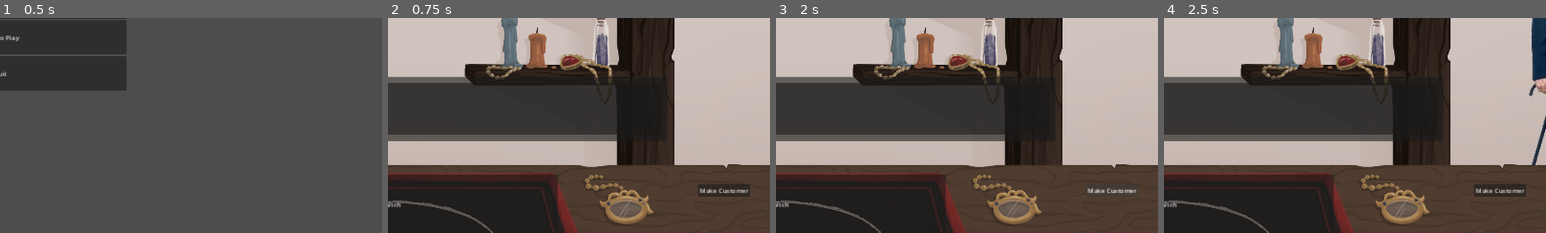
Above: before the commit, frames 1-4 (left to right).
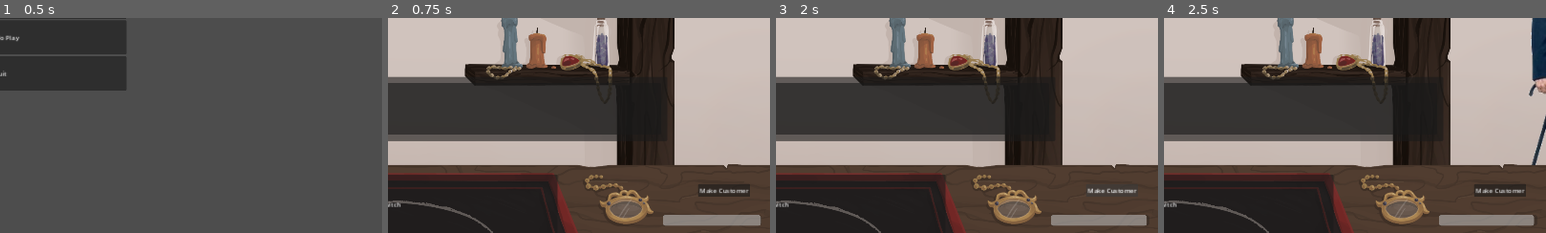
Above: after the commit, the same moments.

Repository: jkostello/Pirate-Software-Jam-15
Game: Godot game, scene res://UI/title_screen.tscn
Same seed, same stepped clock (60 frames per second), same inputs: the game is played once before the commit and once after it. The engine's default icon, where the game draws it, is replaced by a stand-in: a white triangle on a blue panel in a dark square.
Inputs:
- Up to frame 1 (0.5 s): no input
- Up to frame 2 (0.75 s): click "Start Game" at 0.5 s
- Up to frame 3 (2 s): click "Make Customer" at 1.25 s
- Up to frame 4 (2.5 s): click "book" at 2 s
The pictures show only the part of the screen within x 50-100%, y 50-100%; the shares and areas given below are measured in that part.

Frame 1 is identical in both runs. In frame 2, 1.2% of the frame differs, in the area x 72-98%, y 91-97%; in frame 3, 1.2%; in frame 4, 1.2%.

Commit message:
progress bar and book text fixes

Diff:
--- a/Book/book.tscn
+++ b/Book/book.tscn
@@ -557,8 +557,8 @@
 offset_right = -1.0
 text = "For use on Wrath-afflicted people who are experiencing the following symptoms:
 
-Hungry
-Dry mouth
+Pain in arms
+Heavy breathing
 Dulled touch
 
 Ritual Process:
@@ -605,9 +605,9 @@
 offset_right = -1.0
 text = "For use on Wrath-afflicted people who are experiencing the following symptoms:
 
-Dulled taste
+Poor vision
+Pain in legs
 Paranoia
-Lust
 
 Ritual Process:
 
@@ -701,57 +701,57 @@
 offset_right = -1.0
 text = "For use on Envy-afflicted people who are experiencing the following symptoms:
 
-Pain in arms
+Dry mouth
+Irritable
+Antsy
+
+Ritual Process:
+
+put rock north
+s south
+west
+eath
+center
+etc
+etc
+Top with baby powder lmao"
+
+[node name="PageEnvy3" type="Control" parent="MarginContainer/Control/Pages"]
+unique_name_in_owner = true
+visible = false
+layout_mode = 1
+anchors_preset = 15
+anchor_right = 1.0
+anchor_bottom = 1.0
+grow_horizontal = 2
+grow_vertical = 2
+
+[node name="Label" type="Label" parent="MarginContainer/Control/Pages/PageEnvy3"]
+layout_mode = 1
+anchors_preset = -1
+anchor_right = 1.0
+anchor_bottom = 0.098
+offset_bottom = -0.196003
+grow_horizontal = 2
+theme_override_font_sizes/font_size = 35
+text = "Cosmic Cube"
+horizontal_alignment = 1
+
+[node name="RichTextLabel" type="RichTextLabel" parent="MarginContainer/Control/Pages/PageEnvy3"]
+layout_mode = 1
+anchors_preset = -1
+anchor_left = 0.006
+anchor_top = 0.102
+anchor_right = 1.0
+anchor_bottom = 1.0
+offset_left = -0.106
+offset_top = -0.204002
+offset_right = -1.0
+text = "For use on Envy-afflicted people who are experiencing the following symptoms:
+
+Dulled taste
 Heavy breathing
-Dulled Touch
-
-Ritual Process:
-
-put rock north
-s south
-west
-eath
-center
-etc
-etc
-Top with baby powder lmao"
-
-[node name="PageEnvy3" type="Control" parent="MarginContainer/Control/Pages"]
-unique_name_in_owner = true
-visible = false
-layout_mode = 1
-anchors_preset = 15
-anchor_right = 1.0
-anchor_bottom = 1.0
-grow_horizontal = 2
-grow_vertical = 2
-
-[node name="Label" type="Label" parent="MarginContainer/Control/Pages/PageEnvy3"]
-layout_mode = 1
-anchors_preset = -1
-anchor_right = 1.0
-anchor_bottom = 0.098
-offset_bottom = -0.196003
-grow_horizontal = 2
-theme_override_font_sizes/font_size = 35
-text = "Cosmic Cube"
-horizontal_alignment = 1
-
-[node name="RichTextLabel" type="RichTextLabel" parent="MarginContainer/Control/Pages/PageEnvy3"]
-layout_mode = 1
-anchors_preset = -1
-anchor_left = 0.006
-anchor_top = 0.102
-anchor_right = 1.0
-anchor_bottom = 1.0
-offset_left = -0.106
-offset_top = -0.204002
-offset_right = -1.0
-text = "For use on Envy-afflicted people who are experiencing the following symptoms:
-
-Poor vision
-Pain in legs
-Paranoia
+Hungry
 
 Ritual Process:
 
@@ -990,7 +990,7 @@
 text = "For use on Gluttony-afflicted people who are experiencing the following symptoms:
 
 Smell smoke
-Tired
+Narcolepsy
 Sweaty
 
 Ritual Process:
@@ -1037,7 +1037,7 @@
 offset_right = -1.0
 text = "For use on Gluttony-afflicted people who are experiencing the following symptoms:
 
-Insomnia
+Pain in legs
 Dry mouth
 Antsy
 
@@ -1087,7 +1087,7 @@
 
 Narcolepsy
 Pain in legs
-Poor vision
+Smell smoke
 
 Ritual Process:
 
--- a/UI/main_screen.gd
+++ b/UI/main_screen.gd
@@ -7,6 +7,12 @@
 func _ready():
 	generate_customer()
 	Autoload.glass_visible.connect(glassvisible)
+	%VisibleTimer.max_value = %CustomerTimer.wait_time
+
+
+func _process(delta):
+	%VisibleTimer.value = %CustomerTimer.time_left
+
 
 func glassvisible(truefalse):
 	%MagnifyingGlass.visible = truefalse
--- a/UI/main_screen.tscn
+++ b/UI/main_screen.tscn
@@ -337,13 +337,23 @@
 visible = false
 title_screen = false
 
-[node name="CustomerTimer" type="Timer" parent="."]
+[node name="VisibleTimer" type="ProgressBar" parent="CanvasLayer"]
+unique_name_in_owner = true
+offset_left = 1651.0
+offset_top = 1030.0
+offset_right = 1898.0
+offset_bottom = 1057.0
+value = 100.0
+show_percentage = false
+
+[node name="CustomerTimer" type="Timer" parent="CanvasLayer/VisibleTimer"]
+unique_name_in_owner = true
 wait_time = 60.0
 autostart = true
 
 [connection signal="pressed" from="Shop/Desk/TempGenerator" to="." method="_on_temp_generator_pressed"]
 [connection signal="pressed" from="Shop/Bookbutton" to="." method="_on_bookbutton_pressed"]
 [connection signal="pressed" from="CanvasLayer/Switch" to="." method="_on_switch_pressed"]
-[connection signal="timeout" from="CustomerTimer" to="." method="_on_customer_timer_timeout"]
+[connection signal="timeout" from="CanvasLayer/VisibleTimer/CustomerTimer" to="." method="_on_customer_timer_timeout"]
 
 [editable path="Ritual"]
